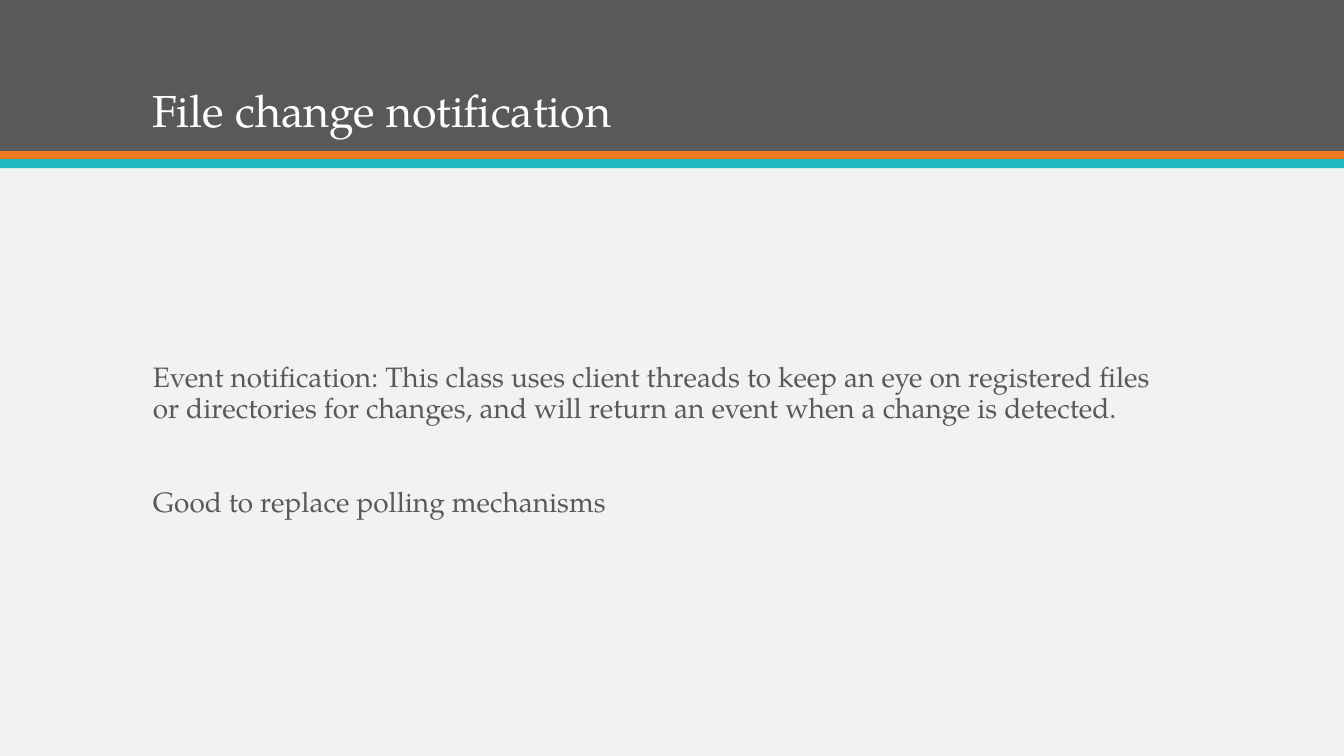
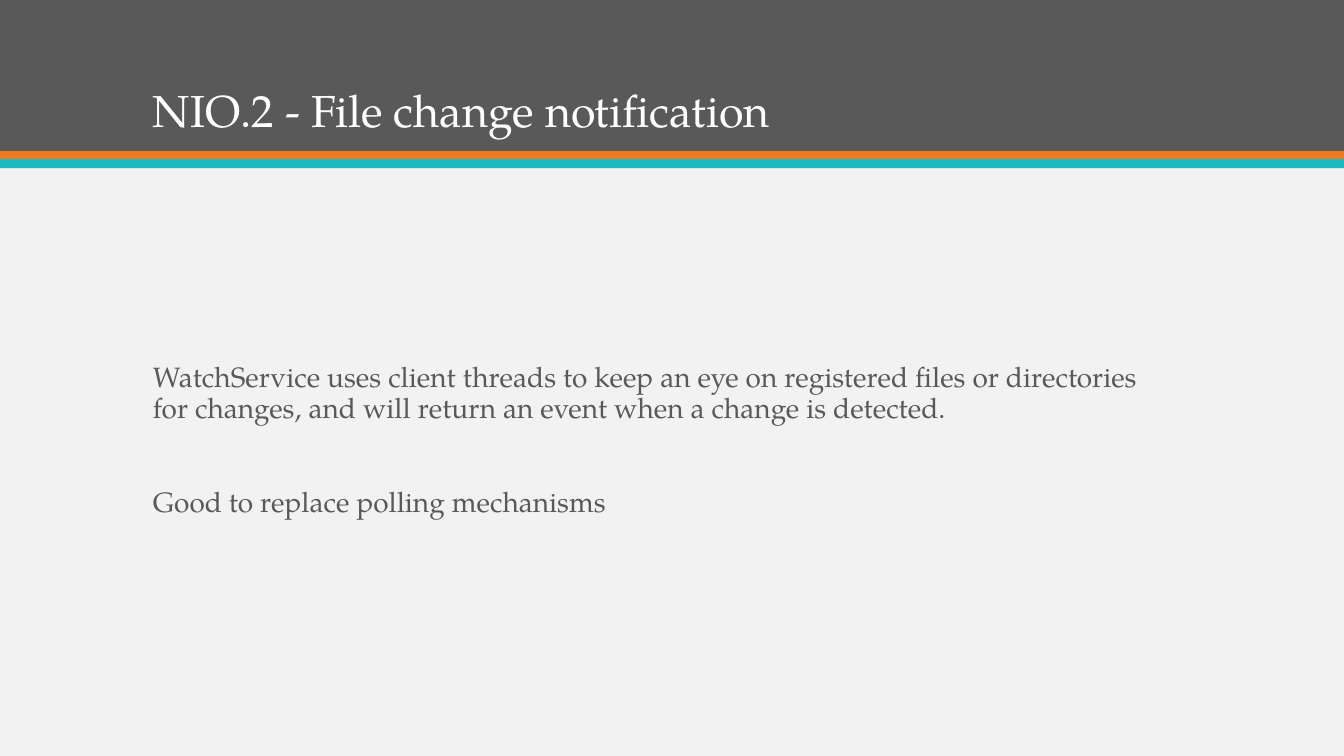
Before and after one commit to KKAries/my-repository, a slide deck: slide 27 of Brief Introduction of Java 7.pptx (slide 19 before the commit). Drawn at 1344x756 pixels with LibreOffice and Linux fonts; fonts in the diff are those of the drawing. Boxes give left, top, right and bottom in pixels: in the first picture for what was removed or moved away, otherwise in the second. Text is boxed around its words. In the diff, an @@ line names an element or a change of style, - is before the commit and + after.

```diff
--- a/Brief Introduction of Java 7.pptx
+++ b/Brief Introduction of Java 7.pptx
@@ title at bbox=[153, 94, 770, 140]: text changed @@
-File change notification
+NIO.2 - File change notification
@@ text at bbox=[153, 366, 1137, 426]: text changed @@
-Event notification: This class uses client threads to keep an eye on registered files or directories for changes, and will return an event when a change is detected.
+WatchService uses client threads to keep an eye on registered files or directories for changes, and will return an event when a change is detected.
```
Also in this commit, not shown: 17 other slides changed, 12 slides added, 3 slides removed, 2 other files.
